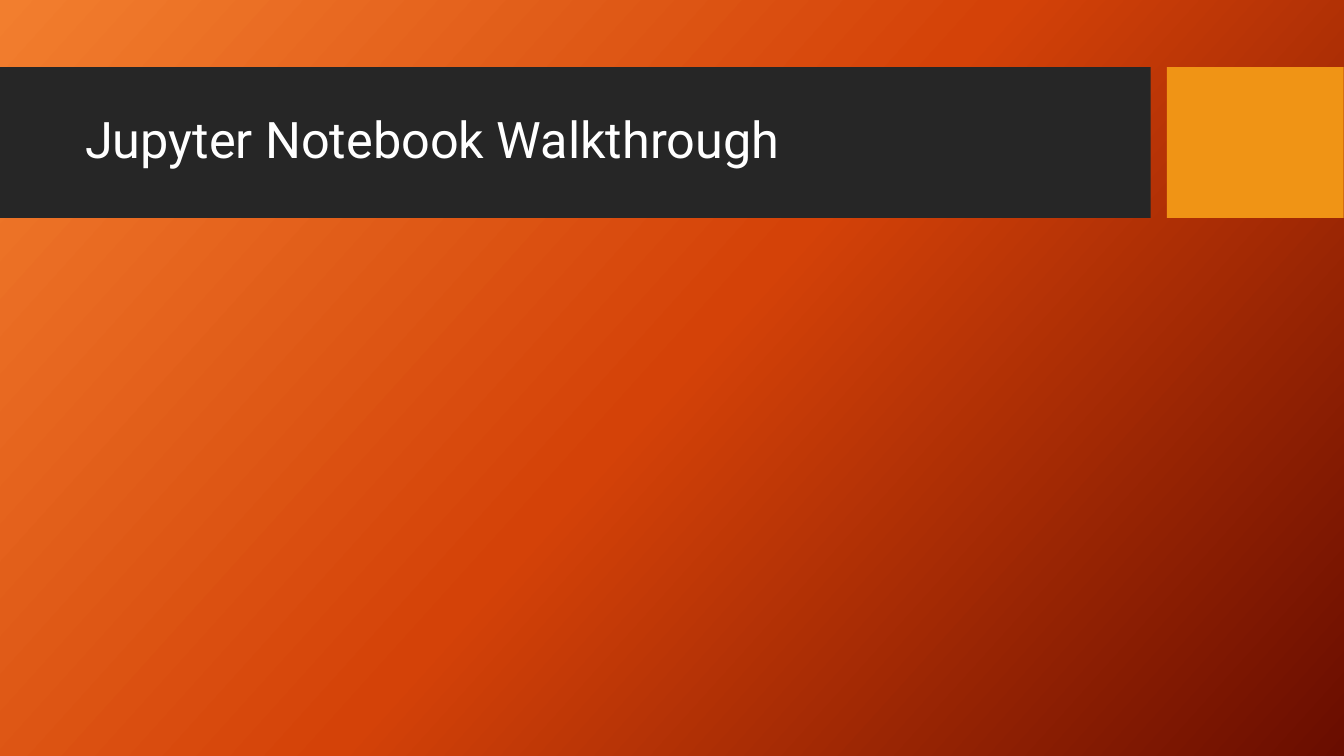
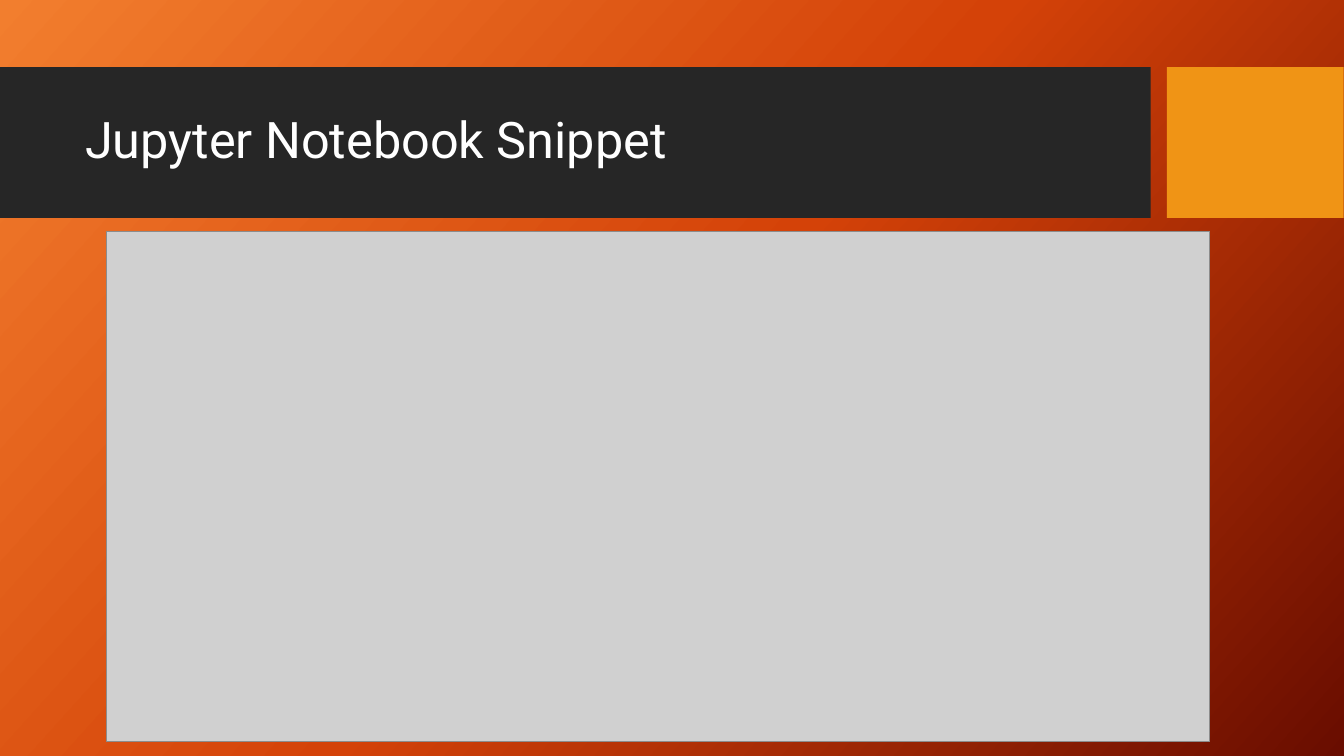
Before and after one commit to RichMoe1/Team3, a slide deck: slide 9 of Draft Presentation.pptx (slide 6 before the commit). Drawn at 1344x756 pixels with LibreOffice and Linux fonts; fonts in the diff are those of the drawing; grey boxes stand for pictures; background and template pictures are left out. Boxes give left, top, right and bottom in pixels: in the first picture for what was removed or moved away, otherwise in the second. Text is boxed around its words. In the diff, an @@ line names an element or a change of style, - is before the commit and + after.

Commit message:
updated presentation plus vader examples notebook

```diff
--- a/Draft Presentation.pptx
+++ b/Draft Presentation.pptx
@@ title at (85, 120, 667, 169): text changed @@
-Jupyter Notebook Walkthrough
+Jupyter Notebook Snippet
@@ picture added at (107, 232, 1210, 742) @@
```
Also in this commit, not shown: 6 other slides changed, 3 slides added, 2 other files.
